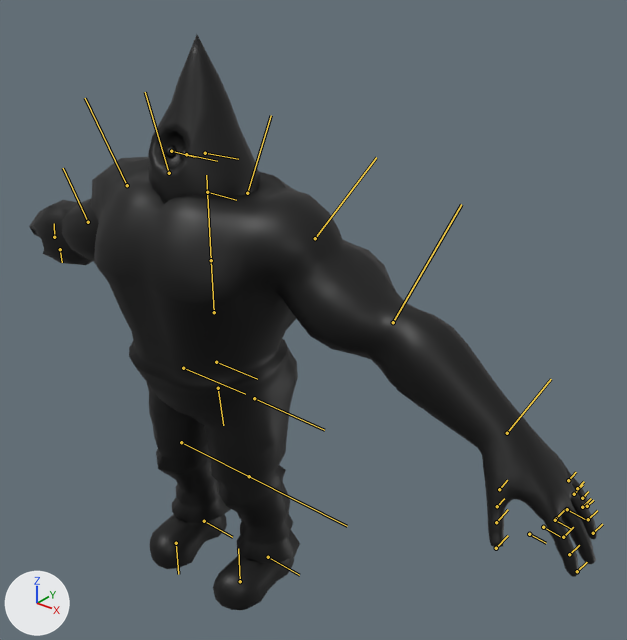
The FBX model FunGame/Assets/GameAssets/CharacterAssets/Valderheim/SharkValderheim/valdysharkboi_skelemesh.fbx, before and after one commit.
One viewpoint serves both versions: a camera (50 mm lens) standing at (2.22, -2.16, 2.69) and looking at (0.31, 0.23, 1.2). Arrows for +X, +Y and +Z are at lower left; the lights stay in place. Both versions are drawn at the pose saved in each file; the numbers are the values there. The bones that bend it are drawn over the model as lines.

Names of what the first picture shows: 'ValdSharkBoots', 'ValdSharkHelm', 'ValdSharkbOD', 'ValdSharkeyeL', 'ValdSharkeyeR'.
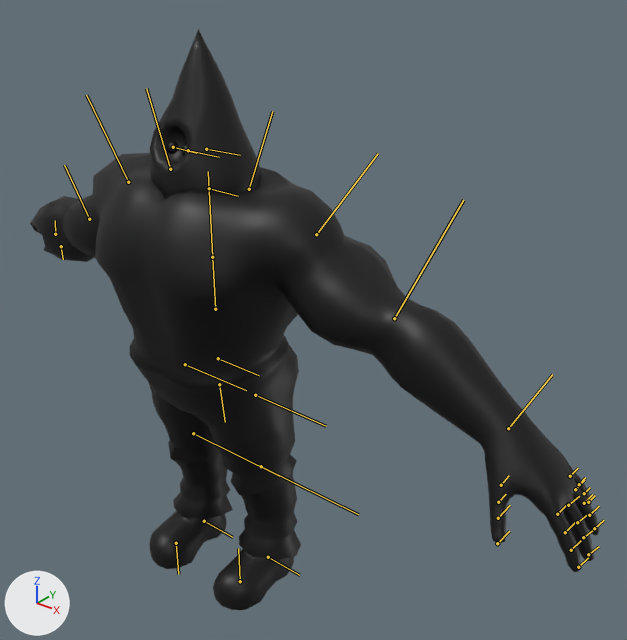
Location of each change, (x1, y1, x2, y2) in pixels of the pictures (627 x 640 px):
'ValdSharkbOD', posed
    before: (29, 157, 597, 577)
    after: (30, 153, 599, 572)
'ValdSharkHelm', posed
    before: (148, 35, 260, 204)
    after: (150, 29, 261, 200)
'ValdSharkBoots', posed
    before: (150, 514, 294, 610)
    after: (149, 510, 294, 610)
'ValdSharkeyeR1', now drawn
    after: (166, 141, 187, 156)
'ValdSharkeyeR', no longer drawn
    before: (165, 145, 177, 158)
'ValdSharkeyeL', no longer drawn
    before: (180, 149, 186, 161)
bone 'Character1_Hips', root to tip
    before: (218, 388) to (223, 425)
    after: (219, 384) to (225, 422)
bone 'Character1_LeftUpLeg', root to tip
    before: (254, 398) to (324, 430)
    after: (255, 395) to (326, 426)
bone 'Character1_LeftLeg', root to tip
    before: (249, 476) to (347, 526)
    after: (261, 466) to (358, 514)
bone 'Character1_LeftHandMiddle1', root to tip
    before: (567, 509) to (585, 519)
    after: (568, 505) to (579, 496)
bone 'Character1_RightUpLeg', root to tip
    before: (183, 368) to (245, 394)
    after: (185, 364) to (246, 390)
bone 'Character1_RightLeg', root to tip
    before: (181, 442) to (268, 486)
    after: (193, 433) to (279, 476)

The edits, one by one:
Bone 'Character1_Hips' (bone_character1_hips) moves from (0.0, 0.0, 0.0) to (0.1, -1.2, 0.8).
Bone 'Character1_LeftUpLeg' (bone_character1_leftupleg) turns from (0, 0, 0) to (0, 11, 0) degrees about its own x, y and z.
Bone 'Character1_LeftLeg' (bone_character1_leftleg) turns from (0, 0, 0) to (0, -19, 0) degrees about its own x, y and z.
Bone 'Character1_LeftFoot' (bone_character1_leftfoot) turns from (0, 0, 0) to (0, 9, 0) degrees about its own x, y and z.
Bone 'Character1_LeftHandMiddle1' (bone_character1_lefthandmiddle1) turns from (0, 0, 0) to (5, -5, -4) degrees about its own x, y and z.
Bone 'Character1_RightUpLeg' (bone_character1_rightupleg) turns from (0, 0, 0) to (0, 11, 0) degrees about its own x, y and z.
Bone 'Character1_RightLeg' (bone_character1_rightleg) turns from (0, 0, 0) to (0, -19, 0) degrees about its own x, y and z.
Bone 'Character1_RightFoot' (bone_character1_rightfoot) turns from (0, 0, 0) to (0, 8, 0) degrees about its own x, y and z.
